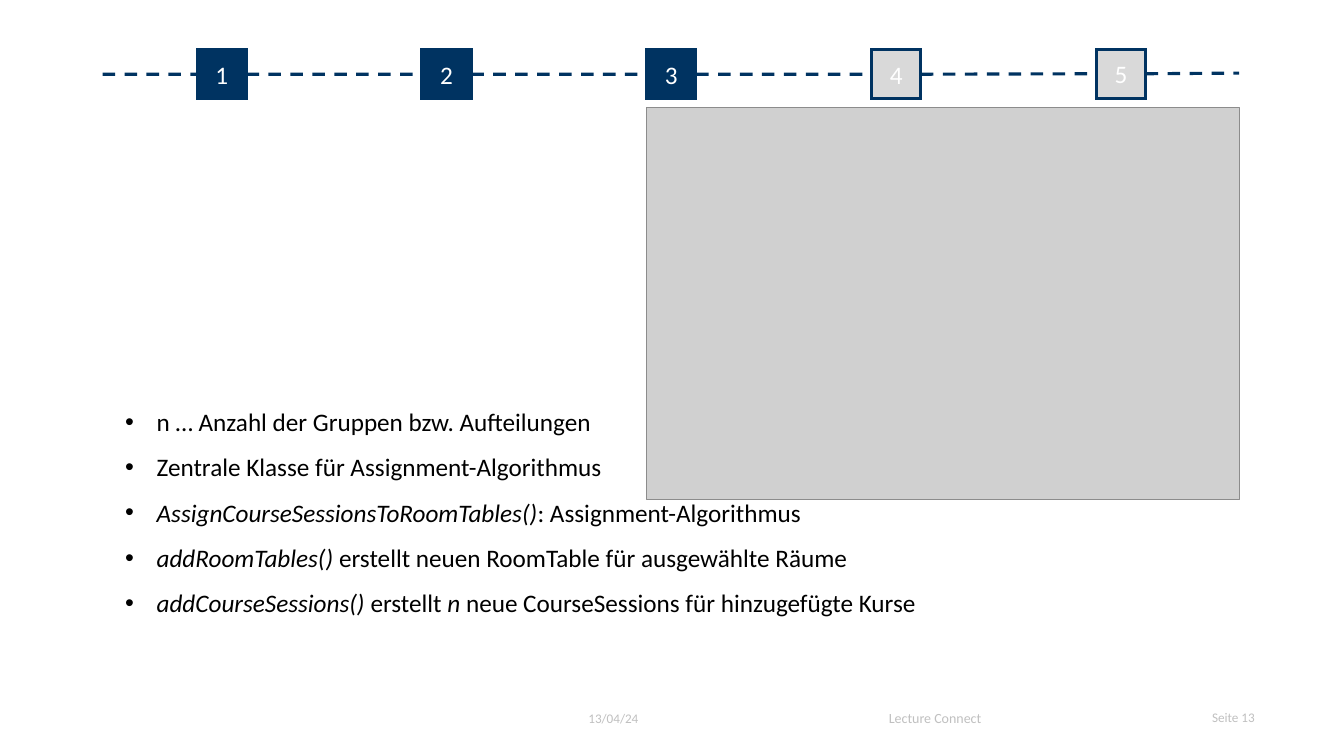
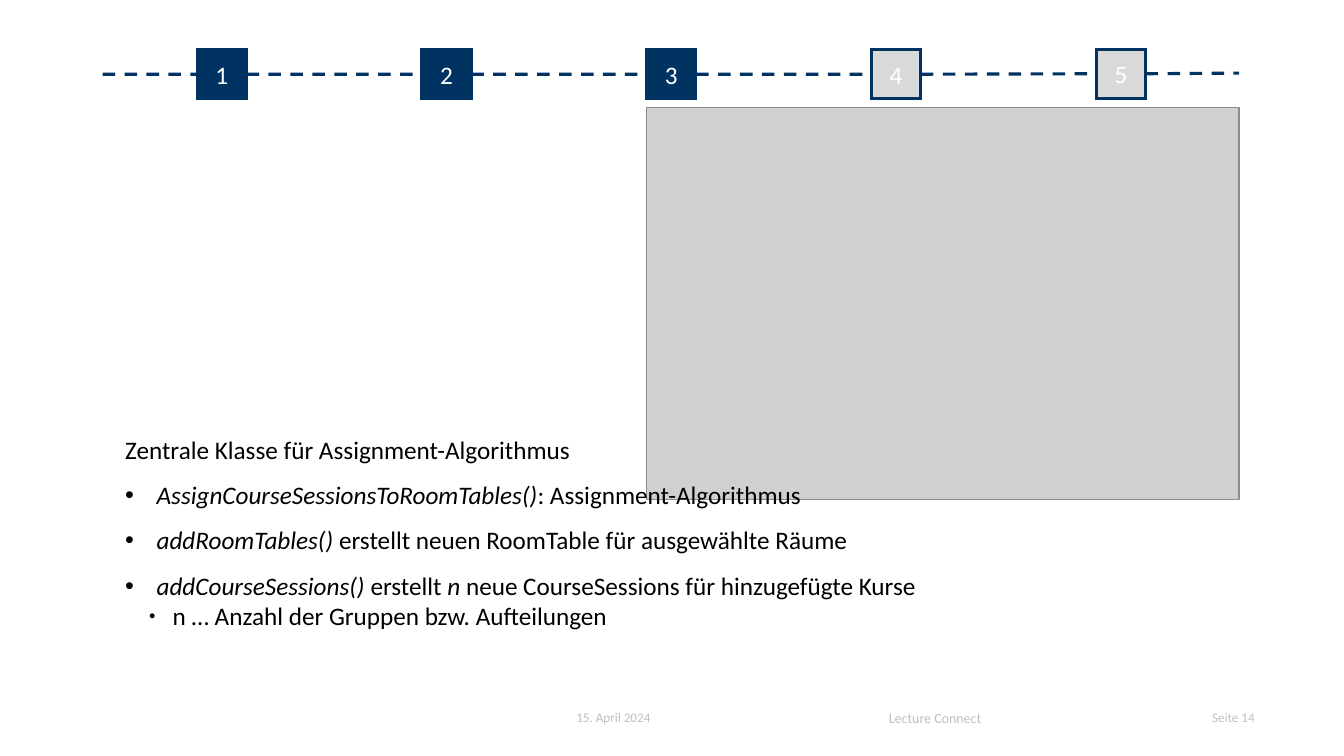
Before and after one commit to Darkuna/Lecture-Connect, a slide deck: slide 14 of Doku/Initiale Präsentation/lecture-connect-initial-fin.pptx (slide 13 before the commit). Drawn at 1344x756 pixels with LibreOffice and Linux fonts; fonts in the diff are those of the drawing; grey boxes stand for pictures; background and template pictures are left out. Boxes give left, top, right and bottom in pixels: in the first picture for what was removed or moved away, otherwise in the second. Text is boxed around its words. In the diff, an @@ line names an element or a change of style, - is before the commit and + after.

```diff
--- a/Doku/Initiale Präsentation/lecture-connect-initial-fin.pptx
+++ b/Doku/Initiale Präsentation/lecture-connect-initial-fin.pptx
@@ text at (x1=157, y1=413, x2=591, y2=436): paragraph removed @@
-• n … Anzahl der Gruppen bzw. Aufteilungen
@@ text "Zentrale Klasse für Assignment-Algorithmus" moved from (x1=157, y1=413, x2=916, y2=617) to (x1=125, y1=441, x2=916, y2=630) @@
@@ text at (x1=125, y1=441, x2=570, y2=464): bullet • to none; line spacing 1.5 to 1 @@
@@ text at (x1=173, y1=607, x2=607, y2=630): paragraph added @@
+  ● n … Anzahl der Gruppen bzw. Aufteilungen
@@ text at (x1=576, y1=713, x2=651, y2=724): text changed @@
-13/04/24
+15. April 2024
@@ page number at (x1=1212, y1=713, x2=1254, y2=722): text changed @@
-Seite 13
+Seite 14
```
Also in this commit, not shown: 17 other slides changed, 2 slides added, 1 slide removed, 1 other file.
